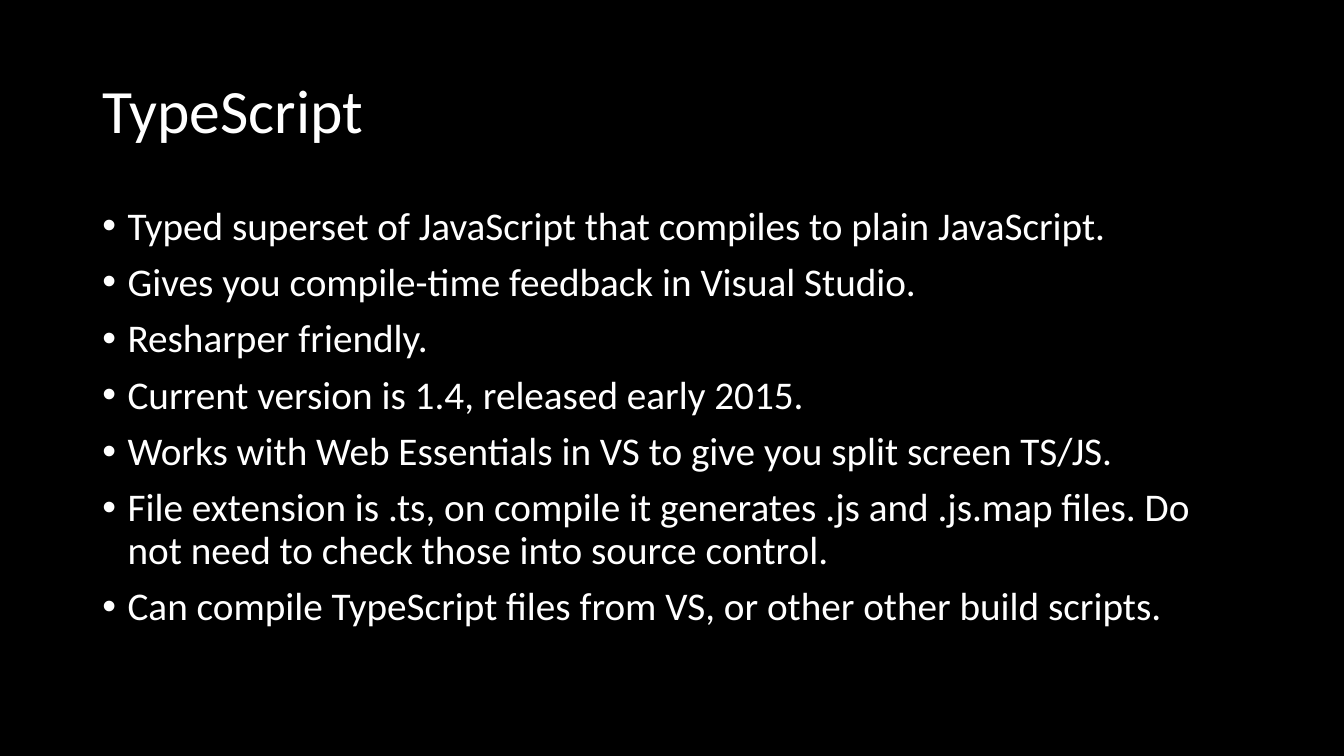
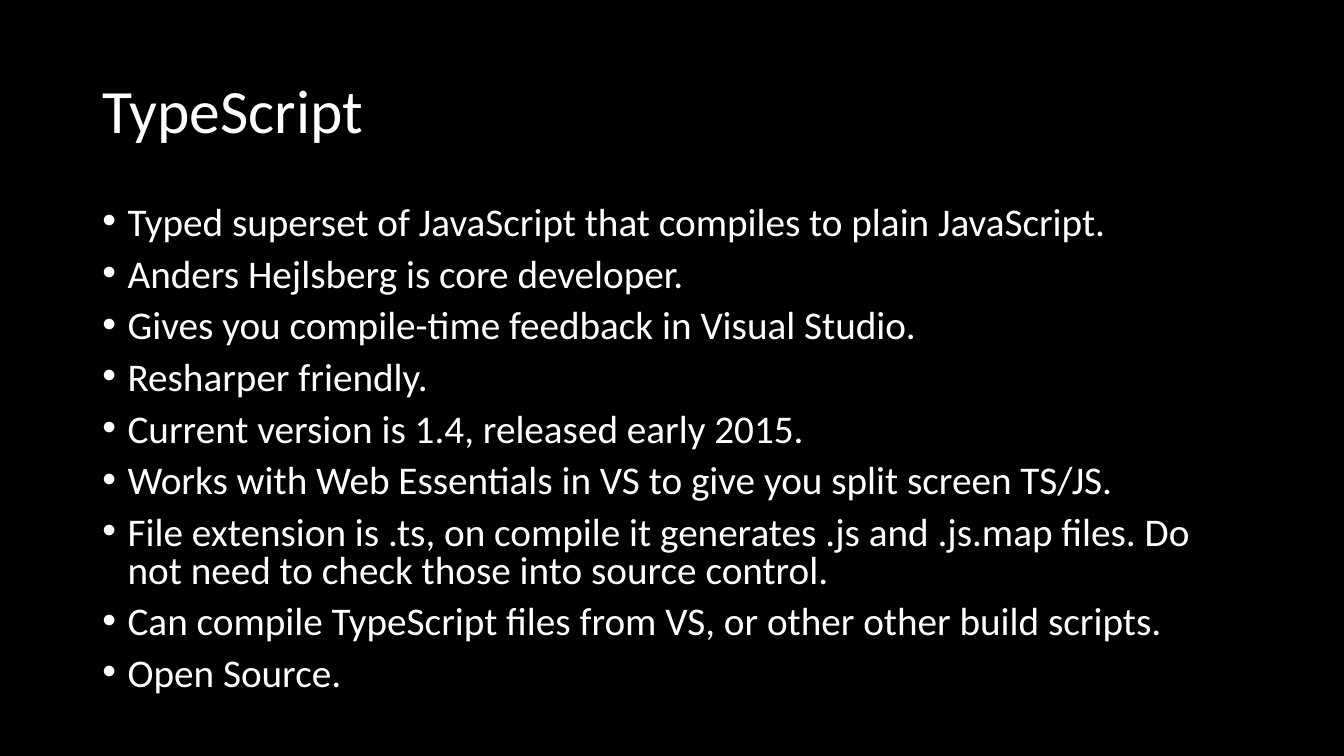
Before and after one commit to mikecole/Presentations, a slide deck: slide 4 of TypeScript for the .NET Developer/CRINETA 20150406/TypeScript for the .NET Developer.pptx (slide 3 before the commit). Drawn at 1344x756 pixels with LibreOffice and Linux fonts; fonts in the diff are those of the drawing. Boxes give left, top, right and bottom in pixels: in the first picture for what was removed or moved away, otherwise in the second. Text is boxed around its words. In the diff, an @@ line names an element or a change of style, - is before the commit and + after.

```diff
--- a/TypeScript for the .NET Developer/CRINETA 20150406/TypeScript for the .NET Developer.pptx
+++ b/TypeScript for the .NET Developer/CRINETA 20150406/TypeScript for the .NET Developer.pptx
@@ text at (128,208,1190,642): line spacing 0.9 to 0.8 @@
@@ text at (128,260,684,295): paragraph added @@
+• Anders Hejlsberg is core developer.
@@ text at (128,661,341,694): paragraph added @@
+• Open Source.
```
Also in this commit, not shown: 2 other slides changed, 2 slides added.
